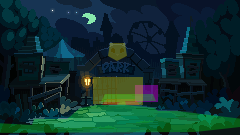
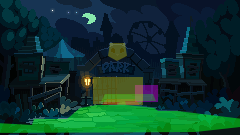
Revision of a layered (240, 135) image; what changed, layer by layer:
added layer "Limited" (30%) in group "Walk Areas" over [0, 105, 240, 133]
